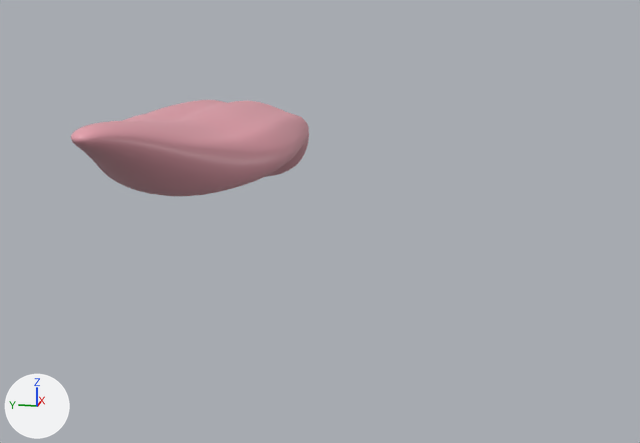
The glTF model tools/boca3d_demo/lengua.glb as it was, and as the next commit left it.
The view is the same before and after, from a camera (50 mm lens) standing at (-8.68, -3.04, 0.98) and looking at (-0.24, -1.35, -1.13). Lighting does not change. The marker at lower left points along +X, +Y and +Z. The picture after the commit comes second. Both versions are drawn at full value of the shape key 'punta_interdental' of 'lengua'; the numbers are the values there. Vertices at exactly the same position are counted once.

Objects in the first picture: 'lengua'.
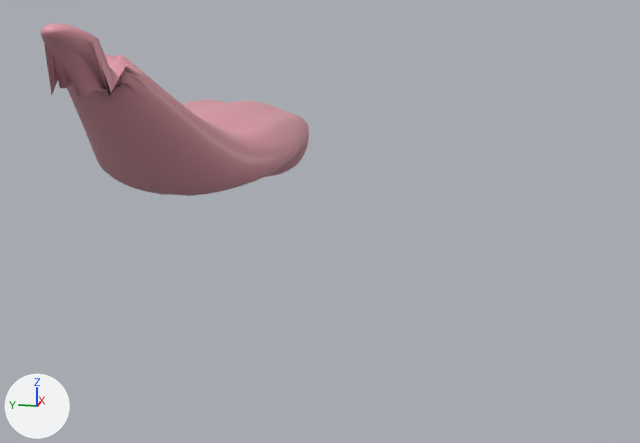
Changed parts and their boxes [x1, y1, x2, y2] in the pictures (640 x 443 px; the box of a moved part takes in the faces that stretch with it):
'lengua', reshaped (13% wider, 79% taller)
    before: [71, 100, 309, 196]
    after: [40, 23, 309, 196]
part 1 of me_lengua, moved or reshaped
    before: [71, 116, 248, 196]
    after: [40, 23, 248, 196]

Edits to the bpy script that builds the scene:
```text
Change me_lengua:
    used by ob_lengua; location = (0.0, 0.0, 0.0)
    remove me_lengua.from_pydata(...)  # 2522 vertices, 5040 faces; spans x -2.6..2.4, y -1.0..1.0, z -1.19..0.08
    add me_lengua.from_pydata(...)  # 2515 vertices, 5040 faces; spans x -2.95..2.4, y -1.0..1.0, z -1.19..0.85
    me_lengua part 1: 596 vertices moved from x -2.6..-0.68, y -0.77..0.77, z -0.83..0.08 to x -2.95..-0.68, y -0.77..0.77, z -0.82..0.85; 17 vertices removed from x -2.24..-2.07, y -0.28..0.28, z -0.21..0.06; 10 vertices added at x -2.55..-2.35, y -0.28..0.28, z 0.31..0.51
```
